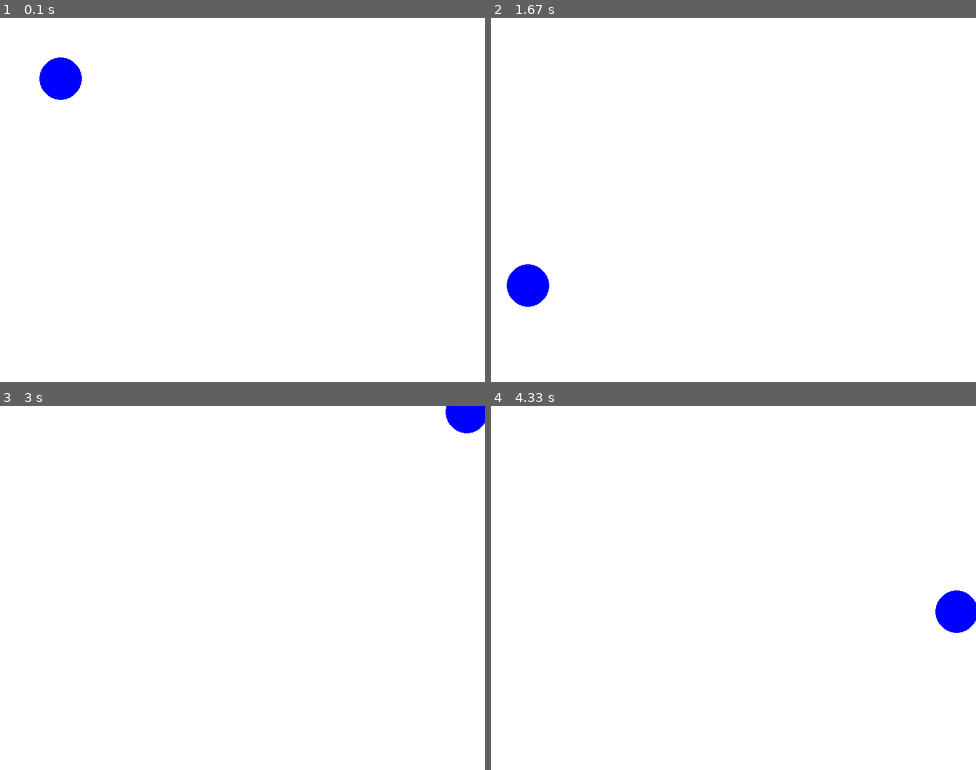
Above: before the commit, frames 1-4 (two rows, left to right).
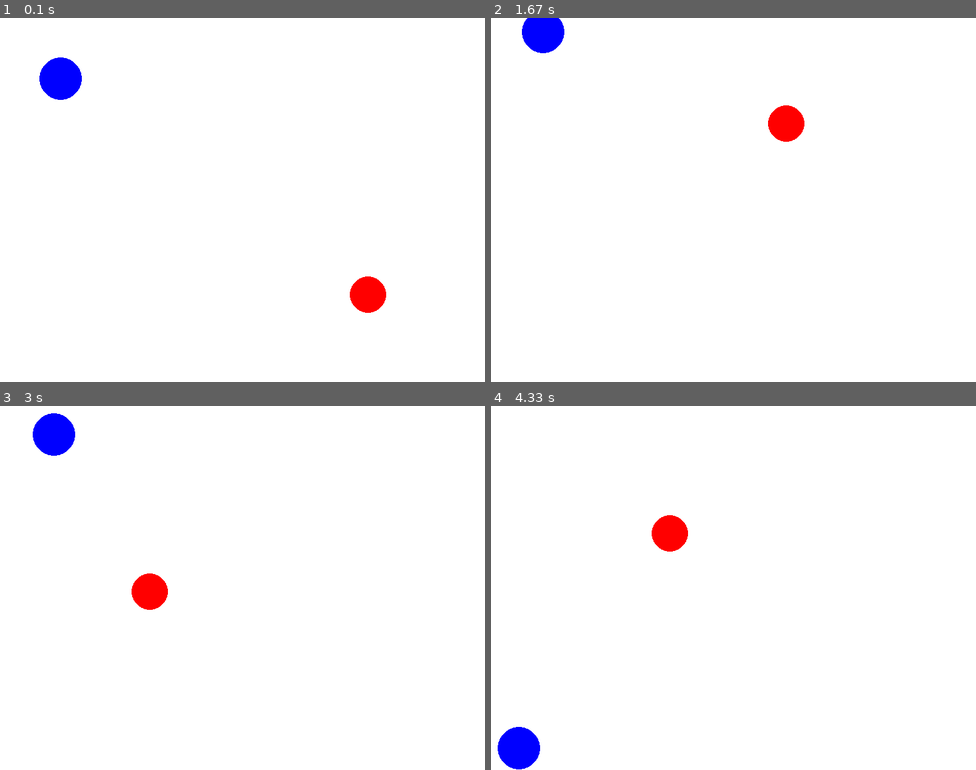
Above: after the commit, the same moments.

Repository: MAGMA10MAN/Gametest
Game: pygame game, started from My Pygame/Flappy.py
Two runs of this game, one before a commit and one after it. Both use one fixed random seed, a clock stepped at 60 frames per second and the inputs below.
Inputs:
- Up to frame 1 (0.1 s): no input
- Up to frame 2 (1.67 s): hold A 0.33-0.8 s; hold Right 0.33-0.8 s; hold Right 0.83-1.3 s; hold Up 1.33-1.63 s
- Up to frame 3 (3 s): hold Right 1.67-2.13 s; hold Left 2.17-2.7 s; hold Down from 2.73 s (still down)
- Up to frame 4 (4.33 s): release Down at 3.03 s; hold Left 3.07-3.47 s; hold Up 3.5-3.87 s; hold Right from 3.9 s (still down)

The runs differ from the first frame. In frame 1, 0.6% of the frame differs, in the area x 72-80%, y 71-81%; in frame 2, 2.1%; in frame 3, 1.9%; in frame 4, 2.2%, in the area x 1-100%, y 30-100%.

Commit message:
Update Flappy.py

Diff:
--- a/My Pygame/Flappy.py
+++ b/My Pygame/Flappy.py
@@ -29,22 +29,22 @@
 pygame.init()
 screen_width = 800
 screen_height = 600
-screen = pygame.display.set_mode((screen_width,screen_height))
+screen = pygame.display.set_mode((screen_width, screen_height))
 clock = pygame.time.Clock()
 running = True
-key_handler = None
-player_pos = pygame.Vector2(100,100)
-enemy_pos = pygame.Vector2(random.randint(10,screen_width-10),random.randint(10,screen_height-10))
+player_pos = pygame.Vector2(100, 100)
+enemy_pos = pygame.Vector2(random.randint(10, screen_width-10), random.randint(10, screen_height-10))
 y_dt = 0
 x_dt = 0
 enemy_vel = 3
-friction = 1
-accel = 1.1
+friction = 0.9
+accel = 0.5
 max_dt = 5
 
+def handle_keys():
+    global x_dt, y_dt
 
-def handle_keys():
-    global x_dt, y_dt, player_pos,keys
+    keys = pygame.key.get_pressed()
 
     if keys[pygame.K_w] or keys[pygame.K_UP]:
         if y_dt > -max_dt:
@@ -53,46 +53,38 @@
         if y_dt < max_dt:
             y_dt += accel
     else:
-        if not(y_dt > -0.5 and y_dt < 1.6):
-            if y_dt < 1:
-                y_dt += friction
-            elif y_dt > 1:
-                y_dt -= friction
-
-        else:
-            y_dt = 0
-
+        y_dt *= friction
 
     if keys[pygame.K_a] or keys[pygame.K_LEFT]:
-        player_pos.x += x_vel
         if x_dt > -max_dt:
             x_dt -= accel
     elif keys[pygame.K_d] or keys[pygame.K_RIGHT]:
-        player_pos.x += x_vel
         if x_dt < max_dt:
             x_dt += accel
-    if not(x_dt >= -1 and x_dt <= 1) :
-        player_pos.x += x_vel
-        if x_dt < 1:
-            x_dt += friction
+    else:
+        x_dt *= friction
 
-        elif x_dt > 1:
-            x_dt -= friction
-    else:
-        x_dt = 0
+while running:
+    for event in pygame.event.get():
+        if event.type == pygame.QUIT:
+            running = False
 
-    player_pos.y += y_vel
-    player_pos.x += x_vel
+    handle_keys()
 
+    player_pos.x += x_dt
+    player_pos.y += y_dt
+
+    # Screen wrap around
     if player_pos.x >= screen_width:
         player_pos.x = 10
     if player_pos.y >= screen_height:
         player_pos.y = 10
     if player_pos.x <= 0:
-        player_pos.x = screen_width -10
+        player_pos.x = screen_width - 10
     if player_pos.y <= 0:
         player_pos.y = screen_height - 10
 
+    # Enemy movement
     if enemy_pos.y < player_pos.y:
         enemy_pos.y += enemy_vel
     else:
@@ -103,33 +95,12 @@
     else:
         enemy_pos.x -= enemy_vel
 
-
-
-
-while running:
-    y_vel = 3*y_dt
-    x_vel = 3*x_dt
-    for event in pygame.event.get():
-        if event.type == pygame.QUIT:
-            running = False
-
-
+    # Draw everything
     screen.fill("white")
-    pygame.draw.circle(screen, "blue", player_pos, 35, width = 50)
-    keys = pygame.key.get_pressed()
-    if keys[pygame.K_k]:
-        print("X-dt: " , x_dt)
-        print("y_dt: ",y_dt)
-        print("x_vel: ",x_vel)
-        print("y_vel: ",y_vel)
-        time.sleep(2)
-    key_handler = threading.Thread(target = handle_keys)
-    key_handler.start()
-
-    #pygame.draw.circle(screen,"red", enemy_pos,30)
+    pygame.draw.circle(screen, "blue", player_pos, 35)
+    pygame.draw.circle(screen, "red", enemy_pos, 30)
     pygame.display.flip()
 
     clock.tick(60)
 
-key_handler.join()
 pygame.quit()
